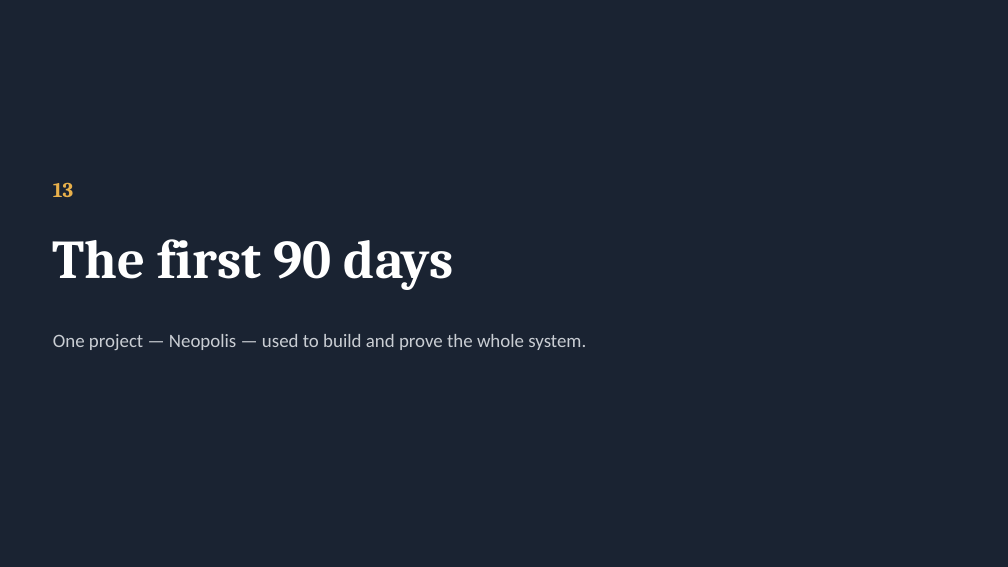
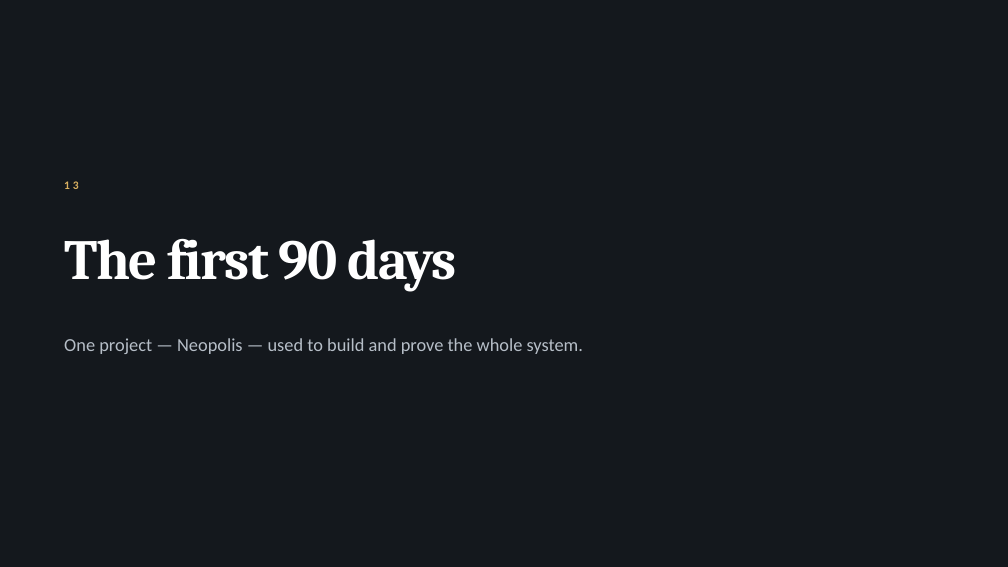
Before and after one commit to productionx-in/OTHO-REALTY, a slide deck: slide 26 of deck/Building_OTHO_ProductionX.pptx. Drawn at 1008x567 pixels with LibreOffice and Linux fonts; fonts in the diff are those of the drawing. Boxes give left, top, right and bottom in pixels: in the first picture for what was removed or moved away, otherwise in the second. Text is boxed around its words. In the diff, an @@ line names an element or a change of style, - is before the commit and + after.

```diff
--- a/deck/Building_OTHO_ProductionX.pptx
+++ b/deck/Building_OTHO_ProductionX.pptx
@@ background #1A2332 to #14181D @@
@@ text "13": place and size @@
-text "13" at [53,182,73,197]
+text "13" at [64,181,78,189]
@@ text "13" at [64,181,78,189]: size 20 to 11 pt, font Cambria to Calibri, text colour #E8B04B to #D9B061, letter spacing 0 to 2.6 pt @@
@@ text "The first 90 days": place and size @@
-text "The first 90 days" at [53,239,454,290]
+text "The first 90 days" at [64,239,458,292]
@@ text "The first 90 days" at [64,239,458,292]: size 52 to 54 pt, letter spacing 0 to -1.4 pt @@
@@ text "One project — Neopolis — ...": place and size @@
-text "One project — Neopolis — ..." at [53,334,586,350]
+text "One project — Neopolis — ..." at [64,338,583,354]
@@ text "One project — Neopolis — ..." at [64,338,583,354]: size 18 to 17.5 pt, text colour #C9CDD3 to #B6BEC7 @@
```
Also in this commit, not shown: 32 other slides changed, 2 other files.
